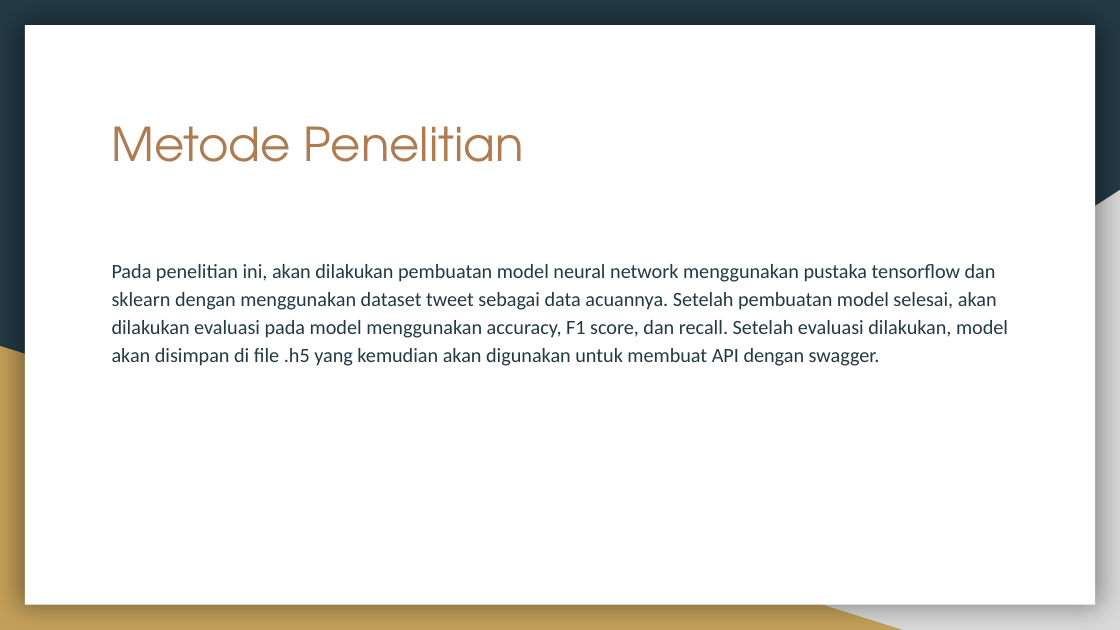
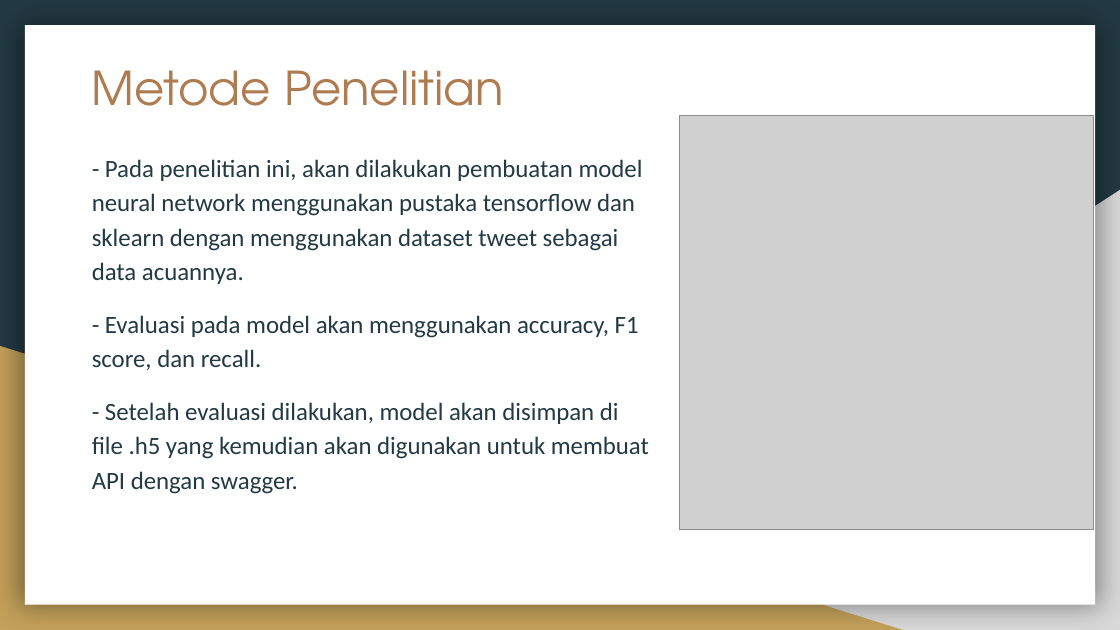
Before and after one commit to raihaneka50908/F_DSC2200908_08_Raihan_hate-speech_Platinum, a slide deck: slide 6 of Challenge Platinum_ Membuat API untuk Analisis Sentimen dan Laporan Analisis Data berdasarkan Sentimen.pptx. Drawn at 1120x630 pixels with LibreOffice and Linux fonts; fonts in the diff are those of the drawing; grey boxes stand for pictures. Boxes give left, top, right and bottom in pixels: in the first picture for what was removed or moved away, otherwise in the second. Text is boxed around its words. In the diff, an @@ line names an element or a change of style, - is before the commit and + after.

Commit message:
Update Challenge Platinum_ Membuat API untuk Analisis Sentimen dan Laporan Analisis Data berdasarkan Sentimen.pptx
finallll

```diff
--- a/Challenge Platinum_ Membuat API untuk Analisis Sentimen dan Laporan Analisis Data berdasarkan Sentimen.pptx
+++ b/Challenge Platinum_ Membuat API untuk Analisis Sentimen dan Laporan Analisis Data berdasarkan Sentimen.pptx
@@ title "Metode Penelitian": place and size @@
-title "Metode Penelitian" at (112,126,524,162)
+title "Metode Penelitian" at (92,70,504,106)
@@ picture added at (680,115,1094,530) @@
@@ text at (92,159,649,494): text changed; size 13 to 16 pt @@
-Pada penelitian ini, akan dilakukan pembuatan model neural network menggunakan pustaka tensorflow dan sklearn dengan menggunakan dataset tweet sebagai data acuannya. Setelah pembuatan model selesai, akan dilakukan evaluasi pada model menggunakan accuracy, F1 score, dan recall. Setelah evaluasi dilakukan, model akan disimpan di file .h5 yang kemudian akan digunakan untuk membuat API dengan swagger.
+- Pada penelitian ini, akan dilakukan pembuatan model neural network menggunakan pustaka tensorflow dan sklearn dengan menggunakan dataset tweet sebagai data acuannya.
+- Evaluasi pada model akan menggunakan accuracy, F1 score, dan recall.
+- Setelah evaluasi dilakukan, model akan disimpan di file .h5 yang kemudian akan digunakan untuk membuat API dengan swagger.
```
Also in this commit, not shown: 2 other slides changed.
